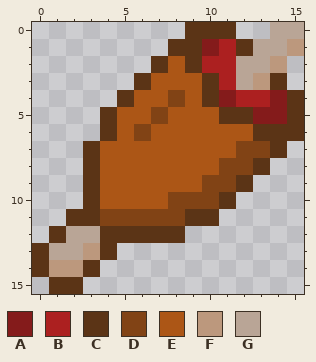
Pixel-art sprite -- After Woods/Assets/Resources/Sprites/Level/Food.png. The first picture shows the starting point.
The file is 16x16 pixels.
Palette (. is transparent): A #841b1b  B #ac2020  C #5b3416  D #814315  E #ac5616  F #bc987d  G #b9a596
Pixels before, first column x 0:
 0 .........CCC..GG
 1 ........CCABCGGF
 2 .......CECBBGGF.
 3 ......CEEECBGFC.
 4 .....CEEDECABBAC
 5 ....CEEDEEECCAAC
 6 ....CEDEEEEEECCC
 7 ...CEEEEEEEEDDC.
 8 ...CEEEEEEEDDC..
 9 ...CEEEEEEDDC...
10 ...CEEEEDDDC....
11 ..CCDDDDDCC.....
12 .CGGCCCCC.......
13 CGGFC...........
14 CFFC............
15 .CC.............
After:
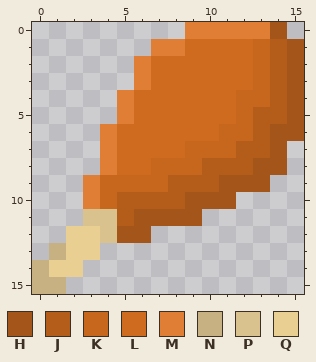
Colours new in this view: H #a4561a  J #b45d1a  K #c7671d  L #cf6b1e  M #df7e34  N #c7b182  P #d9c28e  Q #eacf92
Author's note on the commit: added new food and player animation
Change:
Changed rows in their new state; - is an unchanged pixel.
first column x 0:
 0 ---------MMMMMH.
 1 -------MMLLLLKJH
 2 ------MLLLLLLKJH
 3 ------MLLLLLLKJH
 4 -----MLLLLLLKKJH
 5 ----.MLLLLLLKJJH
 6 ----MLLLLLLKKJHH
 7 ---.MLLLLKKKJJH-
 8 ---.MLLKKKJJJHH-
 9 ---MKKKKJJJHHH--
10 ---MKJJJJHHH----
11 --.PPJHHHH.-----
12 -.QQPHH..-------
13 .NQQ.-----------
14 NQQ.------------
15 NN.-------------
Changed places in both pictures, as pixel boxes (x1, y1, x2, y2):
changed: (32, 22, 304, 294)
